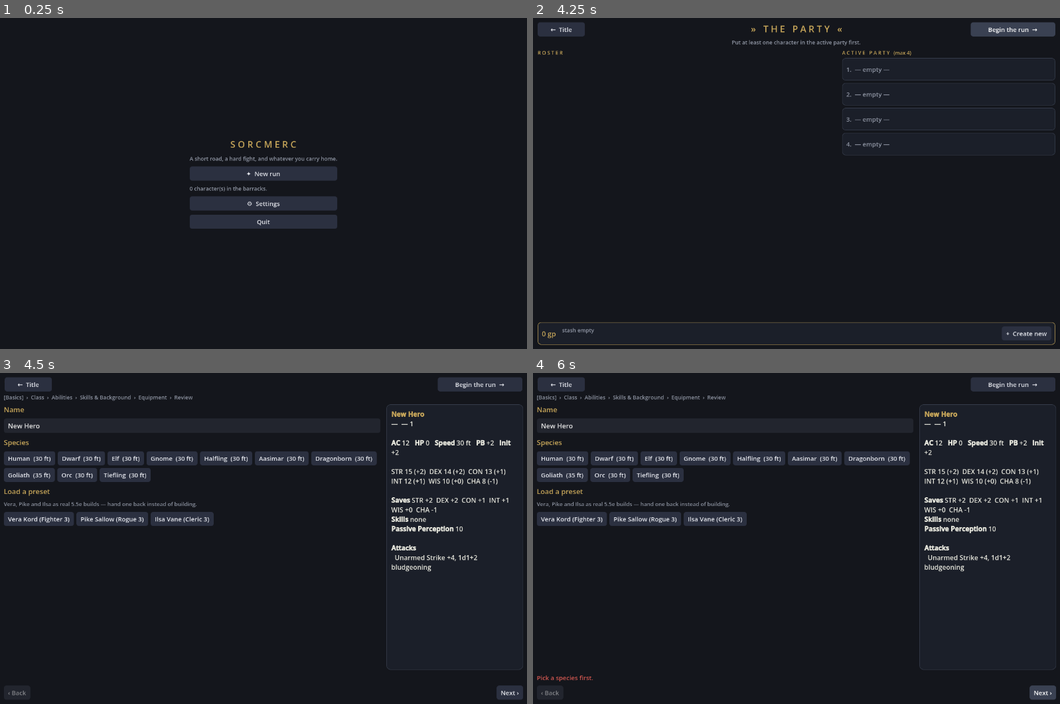
Above: before the commit, frames 1-4 (two rows, left to right).
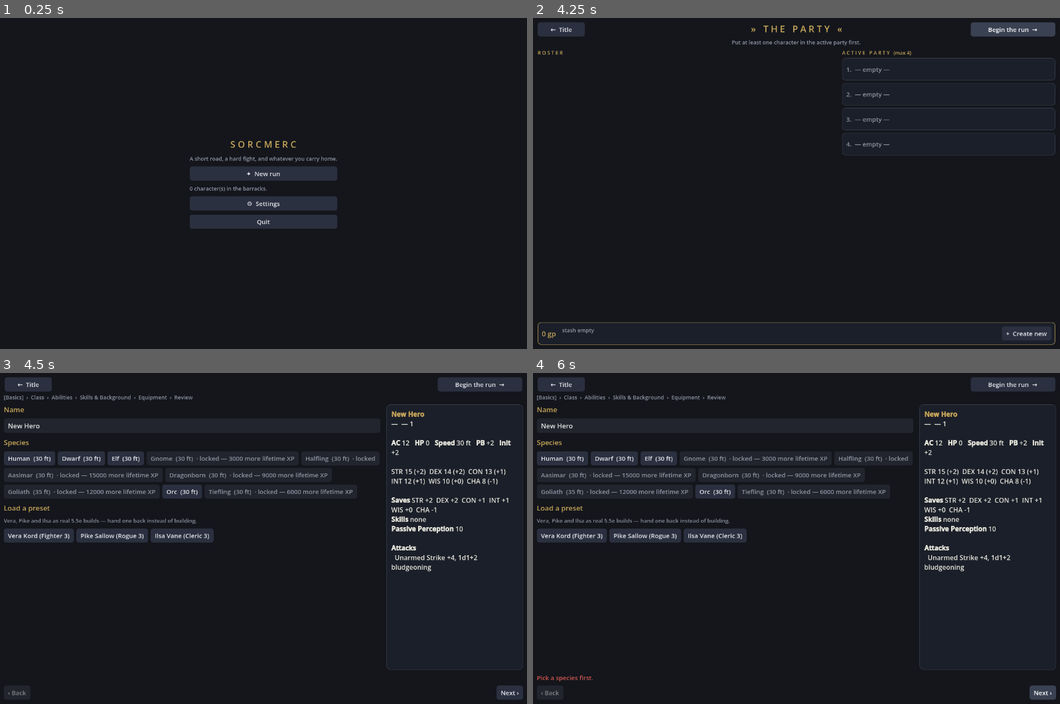
Above: after the commit, the same moments.

Repository: EgecanOzcakar/sorcmerc
Game: Godot game, scene res://scenes/game/game.tscn
Same seed, same stepped clock (60 frames per second), same inputs: the game is played once before the commit and once after it.
Inputs:
- Up to frame 1 (0.25 s): no input
- Up to frame 2 (4.25 s): click "✦ New run" at 0.5 s; click "← Title" at 1.25 s; click "✦ New run" at 2 s; click "Begin the run →" at 2.75 s; click "Begin the run →" at 3.5 s
- Up to frame 3 (4.5 s): click "+ Create new" at 4.25 s
- Up to frame 4 (6 s): click "+ Create new" at 5 s; click "Next ›" at 5.75 s

Frames 1-2 are identical in both runs. In frame 3, 5.0% of the frame differs, in the area x 0-72%, y 23-52%; in frame 4, 5.0%.

Commit message:
T22 wiring: campaign XP feeds meta-progression, creator gates on it
- campaign.gd `_split_xp` also banks the haul once as account-wide lifetime
  XP and each fighter's share into every class they hold levels in.
- creator.gd greys out species/classes/subclasses the profile hasn't opened,
  each labelled with what it still costs (prices read from progression.gd).
- A class bought with lifetime XP names its 2 free subclasses in the class
  step, next to the class that owes them.
- test_progression.gd: victory banks XP (and to disk), defeat banks none,
  and the creator gate opens in step with the thresholds.

Co-Authored-By: Claude Opus 5 <noreply@anthropic.com>

Diff:
--- a/core/campaign.gd
+++ b/core/campaign.gd
@@ -17,6 +17,8 @@
 const RNG = preload("res://core/rng.gd")
 const Dice = preload("res://core/dice.gd")
 const Settings = preload("res://core/settings.gd")
+const Ach = preload("res://core/achievements.gd")
+const Progression = preload("res://core/progression.gd")
 
 # T12 — the route is generated, not fixed. POOL is every node template; each one
 # carries the stage positions it is eligible for. _build_route() seed-picks 2-3
@@ -199,6 +201,7 @@
 const STOCK := ["shortsword", "longsword", "greataxe", "shortbow", "leather", "chain-shirt", "shield"]
 const SCROLL := "scroll-of-resurrection"
 const SELL_RATE := 0.5
+const BIG_SPENDER_GP := 1000   # T19: merchant spend in one run that earns big_spender
 
 var party
 var stage := 0
@@ -302,6 +305,7 @@
 	state = "won" if stage >= route.size() else "picking"
 	if state == "won":
 		say("The road ends. The party lives.")
+		Ach.unlock("campaign_clear")
 		_conclude()
 	_autosave()
 
@@ -313,6 +317,7 @@
 	node = {}
 	state = "retired"
 	say("The party turns back, purses full. The run ends on their terms.")
+	Ach.unlock("retire_run")
 	_conclude()
 	_autosave()
 	return true
@@ -376,9 +381,16 @@
 	var earned_xp: int = roundi(int(result.get("xp", 0)) * _xp_mult())
 	xp += earned_xp
 	_split_xp(earned_xp)
+	Ach.unlock("first_victory")
+	# "Nobody downed" is the real bar: a hero who hit 0 HP and got healed back up
+	# still counts against it (combat.gd's `downed`, carried by resolve_outcome).
+	if node_difficulty() == "hard" and result.get("deaths", []).is_empty() \
+			and result.get("downed", []).is_empty():
+		Ach.unlock("hard_flawless")
 	party.add_gold(int(result.get("gold", 0)) + int(node.get("gold", 0)))
 	for item in result.get("loot", []):
 		party.stash_add(String(item))
+		_note_rarity(String(item))
 	say("Victory. +%d XP, +%d gold." % [earned_xp,
 		int(result.get("gold", 0)) + int(node.get("gold", 0))])
 	for id in result.get("deaths", []):
@@ -409,6 +421,20 @@
 	var share: int = total / fighters.size()
 	for ch in fighters:
 		ch.xp += share
+	_bank_progression(total, fighters, share)
+
+# T22: the same XP also feeds the machine-wide meta-progression. Lifetime XP is
+# account-scoped, so the party's whole haul lands once — not once per character —
+# while each fighter's share feeds every class they hold levels in.
+func _bank_progression(total: int, fighters: Array, share: int) -> void:
+	Progression.add_lifetime_xp(total)
+	for ch in fighters:
+		var seen := {}
+		for l in ch.levels:
+			var cid: String = String(l["class_id"])
+			if not seen.has(cid):
+				seen[cid] = true
+				Progression.add_class_xp(cid, share)
 
 # --- treasure -------------------------------------------------------------
 
@@ -425,8 +451,17 @@
 func _find_item(item_id: String) -> void:
 	var magic := is_magic(item_id)
 	party.stash_add(item_id, 1, not magic)
+	_note_rarity(item_id)
 	# The journal is bbcode; the ramp tints the name so a legendary drop reads as one.
 	say("Found: %s." % Icons.item_bb(item_id, mystery_name(item_id) if magic else item_name(item_id)))
+
+# T19: anything of very rare quality or better landing in the stash, however it got
+# there (hoard or monster drop). Identified or not — you looted it either way.
+const GREAT_RARITIES := ["very-rare", "legendary", "artifact"]
+
+static func _note_rarity(item_id: String) -> void:
+	if String(item_data(item_id).get("rarity", "")) in GREAT_RARITIES:
+		Ach.unlock("loot_very_rare")
 
 # --- rest -----------------------------------------------------------------
 
@@ -472,6 +507,7 @@
 const SCROLL_DROP_ONE_IN := 4        # a hoard sometimes also holds an identify scroll
 
 var identify_failed: Array = []      # item ids already flubbed at this node
+var spent: int = 0                   # gp handed to merchants this run (T19: big_spender)
 
 # Whose Arcana the examination uses: the best of the active party. "" if nobody.
 func arcana_examiner() -> String:
@@ -511,6 +547,7 @@
 		_autosave()
 		return false
 	party.stash_identify(item_id)
+	Ach.unlock("identify_item")
 	say("%s identifies it: %s (%d+%d vs DC %d)." % [ch.cname, item_name(item_id), nat, bonus, dc])
 	_autosave()
 	return true
@@ -519,6 +556,7 @@
 func identify_with_scroll(item_id: String) -> bool:
 	if not party.use_identification_scroll(item_id):
 		return false
+	Ach.unlock("identify_item")
 	say("The Scroll of Identification crumbles: %s." % item_name(item_id))
 	_autosave()
 	return true
@@ -547,6 +585,10 @@
 	if not party.spend_gold(item_price(item_id)):
 		return false
 	party.stash_add(item_id)
+	spent += item_price(item_id)
+	if spent >= BIG_SPENDER_GP:
+		Ach.unlock("big_spender")
+	_note_rarity(item_id)
 	say("Bought %s for %d gp." % [item_name(item_id), item_price(item_id)])
 	_autosave()
 	return true
--- a/scenes/creator/creator.gd
+++ b/scenes/creator/creator.gd
@@ -13,6 +13,7 @@
 const Save = preload("res://core/character_save.gd")
 const Presets = preload("res://core/presets.gd")
 const Icons = preload("res://core/ui_icons.gd")
+const Prog = preload("res://core/progression.gd")
 
 signal character_created(ch)
 
@@ -193,6 +194,28 @@
 		out.remove_at(0)
 	return out
 
+# T22 gate: "" when the meta-progression has this option open, otherwise the short
+# line its greyed-out button wears. Costs come from core/progression.gd, never from
+# here. `kind` is "species" | "class" | "subclass".
+#
+# This only answers "may the creator offer this to a NEW character?" — an existing
+# save keeps whatever it was built with (see progression.gd's header).
+static func lock_note(kind: String, id: String) -> String:
+	match kind:
+		"species":
+			if not Prog.is_species_unlocked(id):
+				return _price("lifetime XP", Prog.species_cost(id) - Prog.lifetime_xp_total())
+		"class":
+			if not Prog.is_class_unlocked(id):
+				return _price("lifetime XP", Prog.class_cost(id) - Prog.lifetime_xp_total())
+		"subclass":
+			if not Prog.is_subclass_unlocked(id):
+				return _price("class XP", Prog.subclass_remaining(id))
+	return ""
+
+static func _price(currency: String, remaining: int) -> String:
+	return "locked — %d more %s" % [remaining, currency] if remaining > 0 else "locked"
+
 static func humanize(id: String) -> String:
 	return id.replace("-", " ").replace("_", " ").capitalize()
 
@@ -260,6 +283,7 @@
 var _step := 0
 var _abil_mode := "array"     # array | pointbuy
 var _confirmed = null         # the Character handed back
+var _free_picks: Array = []   # T22: the 2 subclasses a freshly unlocked class owes
 
 var _title := Label.new()
 var _crumbs := Label.new()
@@ -449,6 +473,16 @@
 	parent.add_child(b)
 	return b
 
+# Grey out an option the meta-progression hasn't opened, with its price. No-op on
+# an empty note, so callers can pass lock_note() straight through.
+func _gate(b: Button, note: String) -> void:
+	if note == "":
+		return
+	b.disabled = true
+	b.text += "  · " + note
+	b.add_theme_color_override("font_color", COL_DIM)
+	b.add_theme_color_override("font_disabled_color", COL_DIM)
+
 # 1. basics ---------------------------------------------------------------
 
 func _build_basics() -> void:
@@ -465,8 +499,10 @@
 	var f := _flow()
 	for s in Catalog.all("species.json"):
 		var sid: String = s["id"]
-		_opt(f, s["name"], ch.species_id == sid, func(): _set_species(sid),
+		var b := _opt(f, s["name"], ch.species_id == sid, func(): _set_species(sid),
 			"  (%d ft)" % int(s["speed"]))
+		if ch.species_id != sid:   # never take away what this character already is
+			_gate(b, lock_note("species", sid))
 	if ch.species_id != "":
 		var src := Catalog.species_src(ch.species_id)
 		_note("Size %s · speed %d ft · languages: %s" % [src["size"], int(src["speed"]),
@@ -504,8 +540,11 @@
 	var f := _flow()
 	for c in Catalog.all("classes.json"):
 		var cid: String = c["id"]
-		_opt(f, "%s  %s" % [Icons.class_glyph(cid), c["name"]], ch.class_id() == cid,
+		var b := _opt(f, "%s  %s" % [Icons.class_glyph(cid), c["name"]], ch.class_id() == cid,
 			func(): _set_class(cid), "  d%d" % int(c["hitDie"]))
+		if ch.class_id() != cid:
+			_gate(b, lock_note("class", cid))
+	_build_free_picks()
 	if ch.class_id() != "":
 		var src := Catalog.class_src(ch.class_id())
 		var q: Dictionary = src["quickBuild"]
@@ -518,6 +557,33 @@
 		_note("Armor: %s · Weapons: %s" % [
 			", ".join(src["armorProficiencies"]) if src["armorProficiencies"] else "none",
 			", ".join(src["weaponProficiencies"]) if src["weaponProficiencies"] else "none"])
+
+# T22: buying a class with lifetime XP comes with 2 of its 4 subclasses, free and
+# permanent. Until they are named none of the class's subclasses read as unlocked,
+# so the choice lives right here, next to the class that owes it.
+func _build_free_picks() -> void:
+	var cid: String = ch.class_id()
+	if cid == "" or not Prog.awaits_picks(cid):
+		return
+	_head("Free subclasses — pick 2")
+	_note("%s came with 2 of its 4 subclasses. The other 2 cost %d class XP each, earned by playing it."
+		% [humanize(cid), Prog.SUBCLASS_COST])
+	var f := _flow()
+	for s in Catalog.subclasses_of(cid):
+		_opt(f, String(Catalog.subclass_src(s).get("name", humanize(s))), s in _free_picks,
+			func(): _toggle_free_pick(s))
+	var confirm := _opt(_flow(), "Confirm these 2 (permanent)", false, func():
+		if Prog.unlock_class(cid, _free_picks):
+			_free_picks.clear()
+		_refresh())
+	confirm.disabled = _free_picks.size() != 2
+
+func _toggle_free_pick(sid: String) -> void:
+	if sid in _free_picks:
+		_free_picks.erase(sid)
+	elif _free_picks.size() < 2:
+		_free_picks.append(sid)
+	_refresh()
 
 func _set_class(cid: String) -> void:
 	if ch.class_id() == cid:
--- a/tests/test_progression.gd
+++ b/tests/test_progression.gd
@@ -5,6 +5,10 @@
 
 const Prog = preload("res://core/progression.gd")
 const Catalog = preload("res://core/rules/catalog.gd")
+const Campaign = preload("res://core/campaign.gd")
+const Party = preload("res://core/party.gd")
+const Presets = preload("res://core/presets.gd")
+const Creator = preload("res://scenes/creator/creator.gd")
 
 var _pass = 0
 var _fail = 0
@@ -25,6 +29,10 @@
 	test_class_xp_subclasses()
 	test_round_trip()
 	test_unknown_ids()
+	_wipe()
+	test_campaign_banks_xp()
+	_wipe()
+	test_creator_gates()
 	await test_viewer()
 	_wipe()
 	print("test_progression: %d passed, %d failed" % [_pass, _fail])
@@ -151,6 +159,54 @@
 	check(Prog.subclass_remaining("nonesuch") == 0, "unknown subclass has no price")
 	check(Prog.add_lifetime_xp(-100) == 0, "negative XP is ignored")
 
+# The wiring: a campaign victory's XP has to land here too, once for the account
+# and per-class for whoever was in the fight.
+func test_campaign_banks_xp() -> void:
+	var p := Party.new()
+	for ch in Presets.party():
+		p.add_member(ch)
+	var c := Campaign.new(p, 99)
+	var fighters: Array = c.party.party_characters()
+	check(fighters.size() == 3, "the preset party fields 3")
+	c.finish_combat({"outcome": "Victory", "xp": 300, "gold": 0})
+	check(Prog.lifetime_xp_total() == 300, "the whole haul banks once as lifetime XP")
+	for ch in fighters:
+		check(Prog.class_xp_of(ch.class_id()) == 100,
+			"%s's share feeds %s's class XP" % [ch.id, ch.class_id()])
+	c.finish_combat({"outcome": "Victory", "xp": 300, "gold": 0})
+	check(Prog.lifetime_xp_total() == 600, "a second win adds, never resets")
+	check(Prog.load_state().lifetime_xp == 600, "and it is on disk, not just in memory")
+	check(Prog.class_xp_of("cleric") == 200, "class XP accumulates across fights")
+	# A loss banks nothing.
+	c.finish_combat({"outcome": "Defeat", "xp": 300, "gold": 0})
+	check(Prog.lifetime_xp_total() == 600, "a defeat banks no XP")
+
+# The creator's gate: locked options carry a price, open ones carry nothing.
+func test_creator_gates() -> void:
+	check(Creator.lock_note("species", "human") == "", "a day-one species is open")
+	check(Creator.lock_note("class", "cleric") == "", "a day-one class is open")
+	check(Creator.lock_note("subclass", "lifedomain") == "", "its free subclass is open")
+	var note := Creator.lock_note("species", "gnome")
+	check(note.contains(str(Prog.species_cost("gnome"))) and note.contains("lifetime XP"),
+		"a locked species quotes its lifetime-XP price: %s" % note)
+	check(Creator.lock_note("class", "rogue").contains(str(Prog.class_cost("rogue"))),
+		"a locked class quotes its lifetime-XP price")
+	check(Creator.lock_note("subclass", "wardomain").contains("class XP"),
+		"a paid subclass quotes class XP")
+	Prog.add_lifetime_xp(Prog.species_cost("gnome"))
+	check(Creator.lock_note("species", "gnome") == "", "crossing the threshold opens it")
+	check(Creator.lock_note("class", "rogue") != "", "the classes are still out of reach")
+	Prog.add_lifetime_xp(Prog.class_cost("rogue"))
+	check(Creator.lock_note("class", "rogue") == "", "the class opens at its threshold")
+	check(Creator.lock_note("subclass", "thief") != "",
+		"but its subclasses stay shut until the 2 free picks are made")
+	Prog.unlock_class("rogue", ["thief", "soulknife"])
+	check(Creator.lock_note("subclass", "thief") == "", "a free pick opens")
+	check(Creator.lock_note("subclass", "assassin") != "", "the other 2 still cost class XP")
+	Prog.add_class_xp("rogue", Prog.SUBCLASS_COST)
+	check(Creator.lock_note("subclass", Prog.paid_subclasses("rogue")[0]) == "",
+		"class XP opens the next one")
+
 func test_viewer() -> void:
 	var v = load("res://scenes/progression/progression.tscn").instantiate()
 	root.add_child(v)
